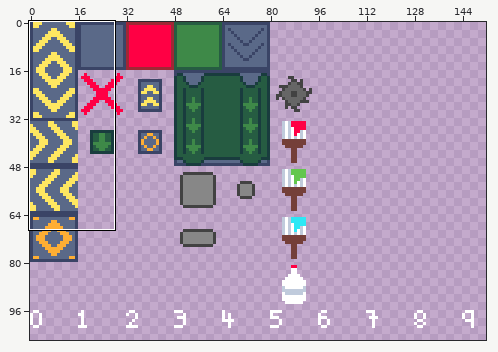
Edited in one commit: pixel-art file (asset_sources/gfx/tileset.aseprite). The picture above shows the old version from afar; the outline marks the close-up.
Close-up. Before:
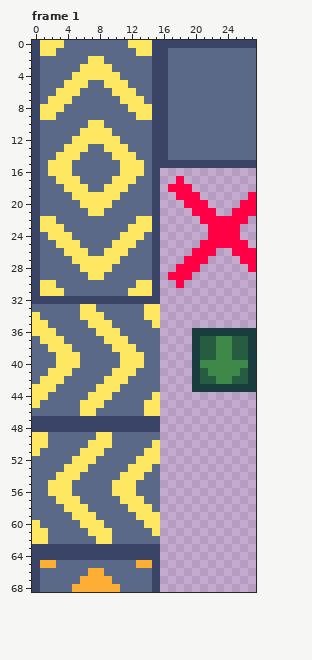
256x256 pixels, 1 frame. Shown: frame 1: x 0..27, y 0..68. The wide view leaves out empty margins. The commit also changed other frames or places, which this record leaves out.
After the commit:
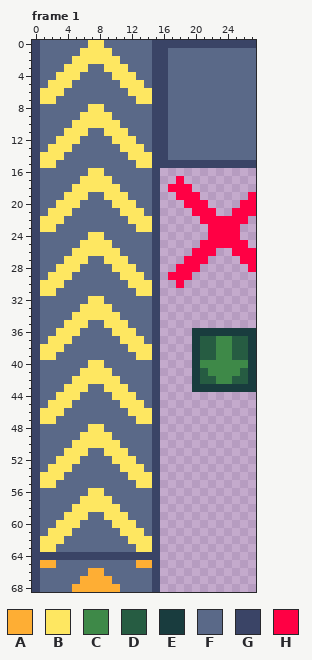
Palette (. is transparent): A #feae34  B #fee761  C #3e8948  D #265c42  E #193c3e  F #5a6988  G #3a4466  H #ff0044
Log entry: animated belts
Edits made:
layer "belts" added
Frame 1, layer "belts":
y 0: x 1..3 BBB -> FFF; x 7..8 FF -> BB; x 12..14 BBB -> FFF
y 1: x 1..2 BB -> FF; x 6..9 FFFF -> BBBB; x 13..14 BB -> FF
y 2: x 5..6 FF -> BB; x 9..10 FF -> BB
y 3: x 4..5 FF -> BB; x 7..8 BB -> FF; x 10..11 FF -> BB
y 4: x 3..4 FF -> BB; x 6..9 BBBB -> FFFF; x 11..12 FF -> BB
y 5: x 2..3 FF -> BB; x 5..6 BB -> FF; x 9..10 BB -> FF; x 12..13 FF -> BB
y 6: x 1..2 FF -> BB; x 4..5 BB -> FF; x 10..11 BB -> FF; x 13..14 FF -> BB
y 7: x 1 F -> B; x 3..4 BB -> FF; x 11..12 BB -> FF; x 14 F -> B
y 8: x 1..3 BBB -> FFF; x 7..8 FF -> BB; x 12..14 BBB -> FFF
y 9: x 1..2 BB -> FF; x 6..9 FFFF -> BBBB; x 13..14 BB -> FF
y 10: x 5..6 FF -> BB; x 9..10 FF -> BB
y 11: x 4..5 FF -> BB; x 7..8 BB -> FF; x 10..11 FF -> BB
y 12: x 3..4 FF -> BB; x 6..9 BBBB -> FFFF; x 11..12 FF -> BB
y 13: x 2..3 FF -> BB; x 5..6 BB -> FF; x 9..10 BB -> FF; x 12..13 FF -> BB
y 14: x 1..2 FF -> BB; x 4..5 BB -> FF; x 10..11 BB -> FF; x 13..14 FF -> BB
y 15: x 1 F -> B; x 3..4 BB -> FF; x 11..12 BB -> FF; x 14 F -> B
y 16: x 2..4 BBB -> FFF; x 7..8 FF -> BB; x 11..13 BBB -> FFF
y 17: x 3..12 BBBFFFFBBB -> FFFBBBBFFF
y 18: x 4 B -> F; x 7..8 FF -> BB; x 11 B -> F
y 19: x 4 F -> B; x 7..8 BB -> FF; x 11 F -> B
y 20: x 3..12 FFFBBBBFFF -> BBBFFFFBBB
y 21: x 2..4 FFF -> BBB; x 7..8 BB -> FF; x 11..13 FFF -> BBB
y 22: x 3 F -> B; x 12 F -> B
y 23: x 3 B -> F; x 12 B -> F
y 24: x 2..4 BBB -> FFF; x 7..8 FF -> BB; x 11..13 BBB -> FFF
y 25: x 3..12 BBBFFFFBBB -> FFFBBBBFFF
y 26: x 4 B -> F; x 7..8 FF -> BB; x 11 B -> F
y 27: x 4 F -> B; x 7..8 BB -> FF; x 11 F -> B
y 28: x 3..12 FFFBBBBFFF -> BBBFFFFBBB
y 29: x 2..4 FFF -> BBB; x 7..8 BB -> FF; x 11..13 FFF -> BBB
y 30: x 3 F -> B; x 12 F -> B
y 31: x 3 B -> F; x 12 B -> F
y 32: x 1..14 GGGGGGGGGGGGGG -> FFFFFFBBFFFFFF
y 33: x 0 F -> G; x 8..9 FF -> BB; x 14..15 BB -> FG
y 34: x 0 B -> G; x 5 F -> B; x 9..10 FF -> BB; x 14..15 BB -> FG
y 35: x 0..1 BB -> GF; x 4..8 FFFBB -> BBBFF; x 10..11 FF -> BB; x 15 B -> G
y 36: x 0..5 BBBFFF -> GFFBBB; x 8..9 BB -> FF; x 11..12 FF -> BB; x 15 F -> G
y 37: x 0..1 FB -> GF; x 4 F -> B; x 9..10 BB -> FF; x 12..13 FF -> BB; x 15 F -> G
y 38: x 0..1 FF -> GB; x 4 B -> F; x 10..11 BB -> FF; x 13..15 FFF -> BBG
y 39: x 0..5 FFFBBB -> GBBFFF; x 11..12 BB -> FF; x 14..15 FF -> BG
y 40: x 0 F -> G; x 3..5 BBB -> FFF; x 7..8 FF -> BB; x 11..13 BBB -> FFF; x 15 F -> G
y 41: x 0 F -> G; x 2..4 BBB -> FFF; x 6..12 FFFFBBB -> BBBBFFF; x 15 F -> G
y 42: x 0..3 FBBB -> GFFF; x 5..8 FFFF -> BBBB; x 11 B -> F; x 15 F -> G
y 43: x 0..2 BBB -> GFF; x 4..6 FFF -> BBB; x 8 B -> F; x 11 F -> B; x 15 F -> G
y 44: x 0..1 BB -> GF; x 3..5 FFF -> BBB; x 7..12 BBBFFF -> FFFBBB; x 15 B -> G
y 45: x 0 B -> G; x 2..4 FFF -> BBB; x 6..8 BBB -> FFF; x 11..15 FFFBB -> BBBFG
y 46: x 0..3 FFFF -> GBBB; x 6..7 BB -> FF; x 12..13 FF -> BB; x 15 B -> G
y 47: x 1..14 GGGGGGGGGGGGGG -> BBFFFFFFFFFFBB
y 48: x 1..14 GGGGGGGGGGGGGG -> FFFFFFBBFFFFFF
y 49: x 0..1 BB -> GF; x 6..7 FF -> BB; x 15 F -> G
y 50: x 0..1 BB -> GF; x 5..6 FF -> BB; x 10 F -> B; x 15 B -> G
y 51: x 0 B -> G; x 4..5 FF -> BB; x 7..11 BBFFF -> FFBBB; x 14..15 BB -> FG
y 52: x 0 F -> G; x 3..4 FF -> BB; x 6..7 BB -> FF; x 10..15 FFFBBB -> BBBFFG
y 53: x 0 F -> G; x 2..3 FF -> BB; x 5..6 BB -> FF; x 11 F -> B; x 14..15 BF -> FG
y 54: x 0..2 FFF -> GBB; x 4..5 BB -> FF; x 11 B -> F; x 14..15 FF -> BG
y 55: x 0..1 FF -> GB; x 3..4 BB -> FF; x 10..15 BBBFFF -> FFFBBG
y 56: x 0 F -> G; x 2..4 BBB -> FFF; x 7..8 FF -> BB; x 10..12 BBB -> FFF; x 15 F -> G
y 57: x 0 F -> G; x 3..9 BBBFFFF -> FFFBBBB; x 11..13 BBB -> FFF; x 15 F -> G
y 58: x 0 F -> G; x 4 B -> F; x 7..10 FFFF -> BBBB; x 12..15 BBBF -> FFFG
y 59: x 0 F -> G; x 4 F -> B; x 7 B -> F; x 9..11 FFF -> BBB; x 13..15 BBB -> FFG
y 60: x 0 B -> G; x 3..8 FFFBBB -> BBBFFF; x 10..12 FFF -> BBB; x 14..15 BB -> FG
y 61: x 0..4 BBFFF -> GFBBB; x 7..9 BBB -> FFF; x 11..13 FFF -> BBB; x 15 B -> G
y 62: x 0 B -> G; x 2..3 FF -> BB; x 8..9 BB -> FF; x 12..15 FFFF -> BBBG
y 63: x 1..14 GGGGGGGGGGGGGG -> BBFFFFFFFFFFBB
